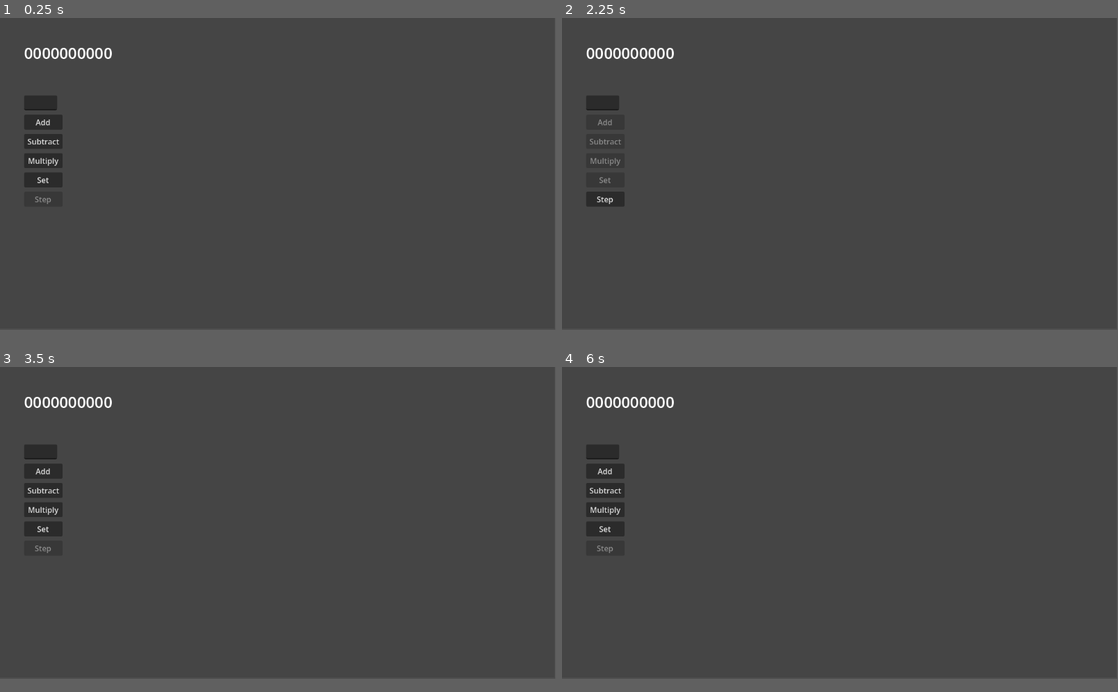
Above: before the commit, frames 1-4 (two rows, left to right).
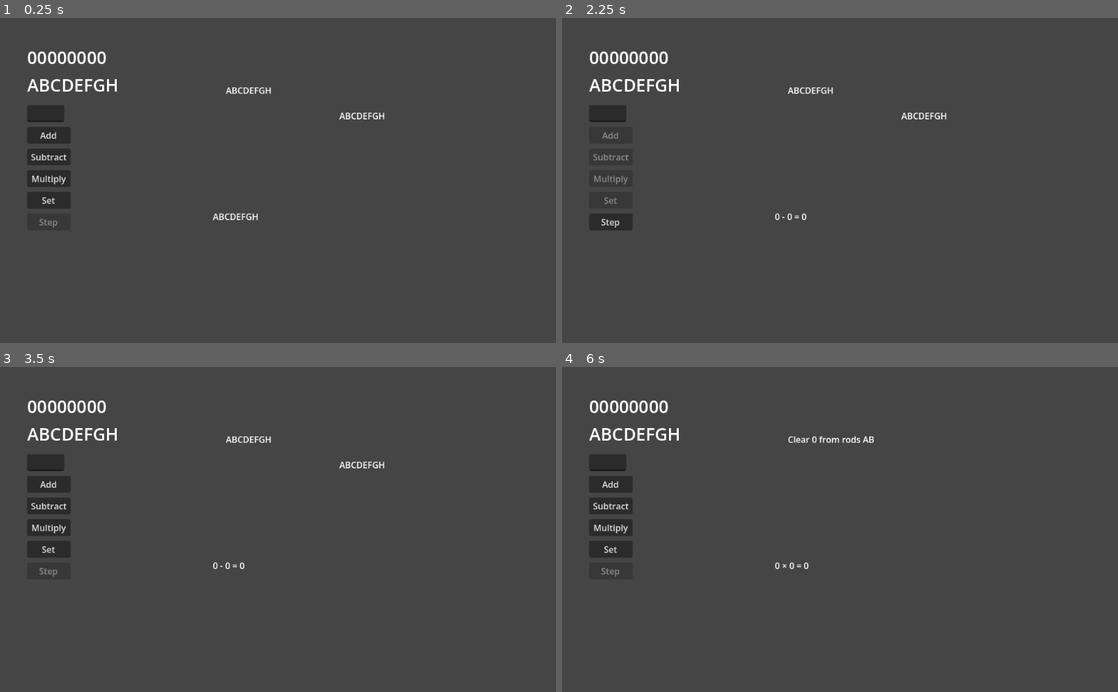
Above: after the commit, the same moments.

Repository: OL866/auto-abacus
Game: Godot game, scene res://UI.tscn
The game is run twice, just before and just after one commit, with the same random seed, the same clock (stepped at 60 frames per second) and the same inputs.
Inputs:
- Up to frame 1 (0.25 s): no input
- Up to frame 2 (2.25 s): click "Add" at 0.5 s; click "Step" at 1.25 s; click "Subtract" at 2 s
- Up to frame 3 (3.5 s): click "Step" at 2.75 s
- Up to frame 4 (6 s): click "Multiply" at 3.5 s; click "Step" at 4.25 s; tap Enter at 5 s; tap Space at 5.75 s
In our replay, the window is 799x449 before the commit and 800x468 after it. These sizes can differ from the game's own. Grey fills any space a smaller window leaves; there, only what the larger window draws over its background counts as a difference.

The runs differ from the first frame. In frame 1, 2.5% of the frame differs, in the area x 4-70%, y 9-65%; in frame 2, 2.0%; in frame 3, 2.4%; in frame 4, 2.4%.
Error before the commit: Invalid access of index '-1' on a base object of type: 'Array'. (res://controller.gd:88)
Error after the commit: Invalid access of index '-1' on a base object of type: 'Array'. (res://controller.gd:129)

Commit message:
feat: step by step word explinations

Diff:
--- a/UI.tscn
+++ b/UI.tscn
@@ -1,6 +1,7 @@
 [gd_scene format=3 uid="uid://catdntktl31bc"]
 
 [ext_resource type="Script" uid="uid://c5swsem2i20sv" path="res://controller.gd" id="1_b3bc3"]
+[ext_resource type="Script" uid="uid://dse6jtj58uqsv" path="res://network.gd" id="2_3b2b5"]
 
 [node name="Control" type="Control" unique_id=744022036]
 layout_mode = 3
@@ -10,34 +11,71 @@
 grow_horizontal = 2
 grow_vertical = 2
 
-[node name="Controller" type="Control" parent="." unique_id=246988804 node_paths=PackedStringArray("displayText", "addBtn", "subBtn", "multBtn", "setBtn", "stepBtn", "entry")]
+[node name="Controller" type="Control" parent="." unique_id=246988804 node_paths=PackedStringArray("displayText", "steps", "subSteps", "equationDisplay", "addBtn", "subBtn", "multBtn", "setBtn", "stepBtn", "networker", "entry")]
 anchors_preset = 0
 offset_left = 505.0
 offset_top = 294.0
 offset_right = 545.0
 offset_bottom = 334.0
 script = ExtResource("1_b3bc3")
-displayText = NodePath("../RichTextLabel")
+displayText = NodePath("../Abacus")
+steps = NodePath("../BigSteps")
+subSteps = NodePath("../SmallSteps")
+equationDisplay = NodePath("../equationDisplay")
 addBtn = NodePath("../Buttons/Button")
 subBtn = NodePath("../Buttons/Button2")
 multBtn = NodePath("../Buttons/Button3")
 setBtn = NodePath("../Buttons/Button4")
 stepBtn = NodePath("../Buttons/Button5")
+networker = NodePath("../Networker")
 entry = NodePath("../Buttons/LineEdit")
 
 [node name="ColorRect" type="ColorRect" parent="." unique_id=1185028892]
 layout_mode = 0
-offset_right = 1150.0
-offset_bottom = 645.0
+offset_right = 1026.0
+offset_bottom = 603.0
 color = Color(0.27022192, 0.27022192, 0.2702219, 1)
 
-[node name="RichTextLabel" type="RichTextLabel" parent="." unique_id=2126838888]
+[node name="Abacus" type="RichTextLabel" parent="." unique_id=2126838888]
 layout_mode = 0
 offset_left = 50.0
 offset_top = 50.0
 offset_right = 450.0
 offset_bottom = 98.0
 theme_override_font_sizes/normal_font_size = 32
+
+[node name="Indexes" type="RichTextLabel" parent="." unique_id=50402400]
+layout_mode = 0
+offset_left = 50.0
+offset_top = 101.0
+offset_right = 450.0
+offset_bottom = 149.0
+theme_override_font_sizes/normal_font_size = 32
+text = "ABCDEFGH"
+
+[node name="BigSteps" type="RichTextLabel" parent="." unique_id=326021554]
+layout_mode = 0
+offset_left = 416.0
+offset_top = 122.0
+offset_right = 1016.0
+offset_bottom = 170.0
+text = "ABCDEFGH"
+
+[node name="SmallSteps" type="RichTextLabel" parent="." unique_id=40160038]
+layout_mode = 0
+offset_left = 625.0
+offset_top = 169.0
+offset_right = 1025.0
+offset_bottom = 217.0
+text = "ABCDEFGH"
+
+[node name="equationDisplay" type="RichTextLabel" parent="." unique_id=1547332816]
+layout_mode = 0
+offset_left = 392.0
+offset_top = 355.0
+offset_right = 792.0
+offset_bottom = 403.0
+text = "ABCDEFGH"
 
 [node name="Buttons" type="Control" parent="." unique_id=155562787]
 anchors_preset = 0
@@ -86,3 +124,8 @@
 offset_bottom = 231.0
 disabled = true
 text = "Step"
+
+[node name="Networker" type="Node" parent="." unique_id=427603377]
+script = ExtResource("2_3b2b5")
+
+[node name="HTTPRequest" type="HTTPRequest" parent="Networker" unique_id=1427420512]
--- a/controller.gd
+++ b/controller.gd
@@ -1,17 +1,25 @@
 extends Control
+
 var unitRod = -1
 var abacus = []
 var displayInstructions = []
+var wordIns = []
+var subWordIns = []
 var insIdx = 0
+
 @export var displayText:RichTextLabel
+@export var steps:RichTextLabel
+@export var subSteps:RichTextLabel
+@export var equationDisplay:RichTextLabel
 
 @export var addBtn:Button
 @export var subBtn:Button
 @export var multBtn:Button
 @export var setBtn:Button
 @export var stepBtn:Button
+@onready var operatorBtns = [addBtn,subBtn,multBtn,setBtn]
 
-@onready var operatorBtns = [addBtn,subBtn,multBtn,setBtn]
+@export var networker:Node
 @export var entry:LineEdit
 
 func _ready() -> void:
@@ -24,6 +32,8 @@
 	stepBtn.pressed.connect(step)
 
 func operation(o, neg=1):
+	subWordIns.clear()
+	wordIns.clear()
 	var ins = o.call(int(entry.get_text())*neg)
 	if typeof(ins) == 4:
 		return
@@ -42,12 +52,20 @@
 		stepBtn.set_disabled(true)
 		return
 	displayText.set_text("".join(displayInstructions[insIdx]))
+	for i in wordIns:
+		if i[1] == 0:
+			continue
+		steps.set_text(i[0])
+		i[1] -= 1
+		break
+	subSteps.set_text(subWordIns[insIdx])
+	#networker.send_data(displayInstructions[insIdx])
 	insIdx+=1
 
 #basic setter
 func set_val(v=int(entry.get_text())):
 	entry.clear()
-	abacus = [0,0,0,0,0,0,0,0,0,0]
+	abacus = [0,0,0,0,0,0,0,0]
 	var digits = str(v).split("")
 	if len(digits) > len(abacus):
 		return
@@ -57,6 +75,10 @@
 
 #adding digits, called recursively for carrying
 func add_digit(aba,n,col) -> Array:
+	var action = "Add " if n>0 else "Subtract "
+	var action_inverse = " add " if n<0 else " subtract "
+	var verb = " to" if n>0 else " from"
+
 	if n == 0:
 		return []
 	var ins = []
@@ -64,8 +86,10 @@
 	if n+array[col] < 10 and n+array[col] >= 0:
 		array[col] += n
 		ins.append(array)
+		subWordIns.append(action + str(abs(n)) + verb + " rod " + char(73+col))
 	else:
 		array[col] -= 10-n if n > 0 else (10+n)*-1
+		subWordIns.append(action + str(abs(n)) + verb + " rod " + char(73+col)+"," + action_inverse + "the compliment " +str(10-abs(n)) + " and...")
 		ins.append(array)
 		ins.append_array(add_digit(array,1 if n>0 else -1,col-1))
 	return ins
@@ -74,43 +98,76 @@
 func add(n,update=true,target = abacus) -> Array:
 	var instructions = []
 	var negative = 1
+	var negativeResult = false
+	var val = int("".join(abacus))
+	var action = "Adding " if n>0 else "Subtracing "
+	var symbol = " + " if n>0 else " - "
+	var verb = " to " if n>0 else " from "
 	if n<0:
 		n*=-1
 		negative = -1
-		var val = int("".join(abacus))
 		if n > val:
+			subWordIns.append("Since this calulation will result in a negative number, add 1 to rod " + char(73+str(val).split("").size()*-1-1))
 			target[str(val).split("").size()*-1-1] += 1
+			instructions.append(target.duplicate())
+			negativeResult = true
 	var digits = str(n).split("")
+	if update:
+		equationDisplay.set_text(str(val) + symbol + str(n) + " = " + str(val+n*negative))
+		wordIns.append([action+ str(n) + verb + str(val),-1])
 	for i in range(digits.size()):
 		target = target if instructions.is_empty() else instructions[-1]
 		instructions.append_array(add_digit(target,negative*int(digits[-1-i]),unitRod-i))
 	if update:
+		if negativeResult:
+			subWordIns.append("The result is negative, read the compliment for the negative answer")
+			var comp = str(10**(len(str(int("".join(instructions[-1])))))-int("".join(instructions[-1])))
+			var compArray = [0,0,0,0,0,0,0,0]
+			for i in range(len(comp)):
+				compArray[-1-i] = int(comp[-1-i])
+			instructions.append(compArray)
 		abacus = instructions[-1]
 	return instructions
-
 #Determines spacing then calls add multiple times per digit of n
 func multiply(n):
+	var val = int("".join(abacus))
 	var digits = str(n-1).split("")
 	var instructions = []
 	var array = abacus.duplicate()
 	for i in range(len(abacus)):
 		if abacus[i] == 0:
 			continue
-		if len(digits)*2-1>i:
+		if len(digits)*2-1>=i:
 			return "not enough space"
 		break
 	for i in range(len(digits)):
 		array[i] = int(digits[i])
+	wordIns.append(["Multiplying " + str(val) + " by " + str(n),1])
+	equationDisplay.set_text(str(val) + " " + char(215) + " " + str(n) + " = " + str(val*n))
+	var inscribed = "Inscribe one less than " + str(n) +" (" + str(n-1) + ") in rod"+ ("s " if len(digits) > 1 else " ")
+	for i in range(len(digits)):
+		inscribed += char(65+i)
+	subWordIns.append(inscribed)
 	instructions.append(array)
 	for i in range(len(abacus)):
+		if abacus[i] == 0:
+				continue
 		for j in range(len(digits)):
-			if abacus[i] == 0:
-				continue
 			var target = abacus if instructions.is_empty() else instructions[-1]
-			instructions.append_array(add(int(digits[j])*abacus[i]*10**(len(digits)-j+len(abacus)-i-2),false,target))
+			var multWords = "Multiply " + str(abacus[i]) + " in rod " + char(65+i) + " by " + str(int(digits[j])*10**(len(digits)-j-1)) + " in rod " + char(65+j) + " and add the result " + str(abacus[i]*int(digits[j])*10**(len(digits)-j-1)) + " to rod" + ("s " if len(str(abacus[i]*int(digits[j])*10**(len(digits)-j-1))) > 1 else " ")
+			for k in range(len(str(abacus[i]*int(digits[j])*10**(len(digits)-j-1)))-1,-1,-1):
+				multWords += char(65+i-k)
+			var add_ins = add(int(digits[j])*abacus[i]*10**(len(digits)-j+len(abacus)-i-2),false,target)
+			instructions.append_array(add_ins)
+			wordIns.append([multWords,len(add_ins)])
 	var cleared = instructions[-1].duplicate()
 	for i in range(len(digits)):
 		cleared[i] = 0
 	instructions.append(cleared)
+	var clearWords = "Clear " + str(n) + " from rod"+ ("s " if len(digits) > 1 else " ")
+	for i in range(len(digits)):
+		clearWords += char(65+i)
+	wordIns.append([clearWords,1])
+	subWordIns.append("")
 	abacus = cleared
 	return instructions
--- /dev/null
+++ b/network.gd
@@ -0,0 +1,7 @@
+extends Node
+
+@export var url = "https://"
+func send_data(data):
+	var json = JSON.stringify(data)
+	print(json)
+	$HTTPRequest.request(url, [""], HTTPClient.METHOD_POST, json)
--- a/project.godot
+++ b/project.godot
@@ -15,6 +15,13 @@
 config/features=PackedStringArray("4.6", "Forward Plus")
 config/icon="res://icon.svg"
 
+[display]
+
+window/size/viewport_width=1024
+window/size/viewport_height=600
+window/size/mode=4
+window/size/mode.editor=0
+
 [physics]
 
 3d/physics_engine="Jolt Physics"
Not shown, added: export_presets.cfg
Not shown, added: network.gd.uid
Not shown, added: builds/auto-abacus.arm64
Not shown, added: builds/auto-abacus.sh
